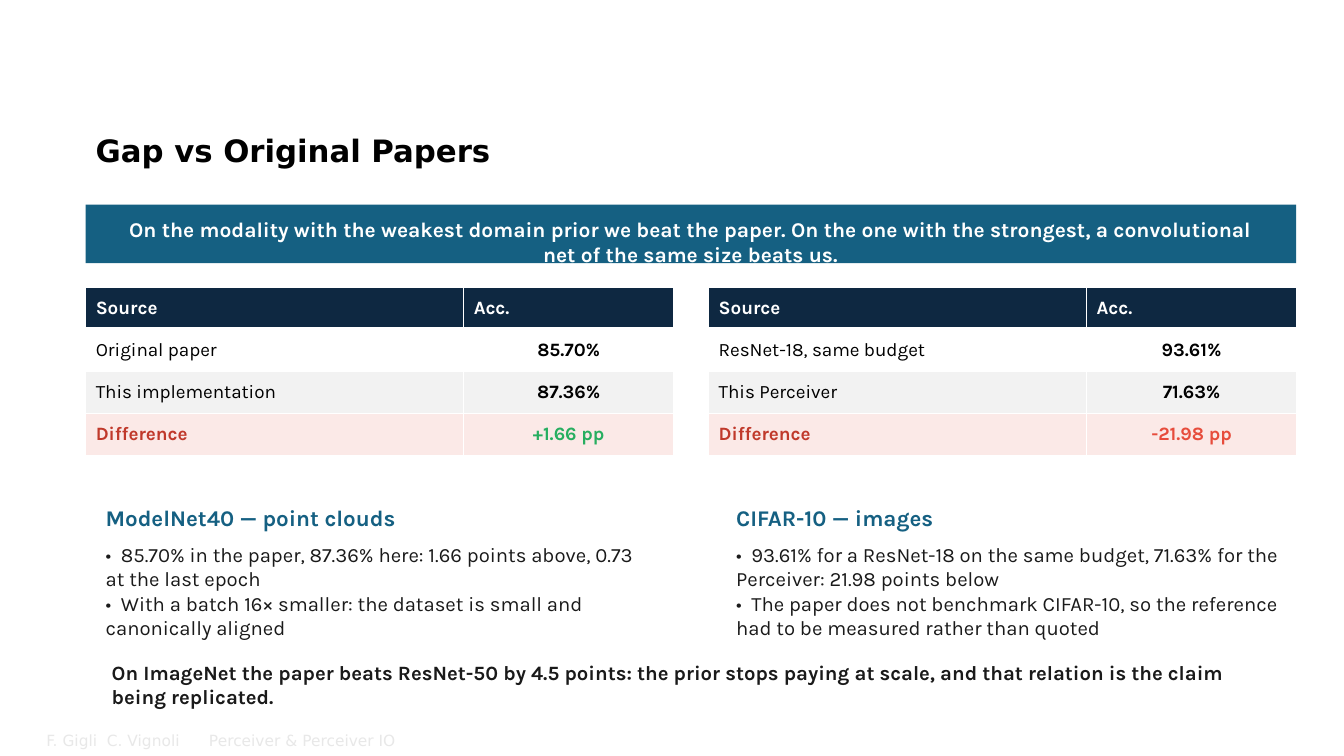
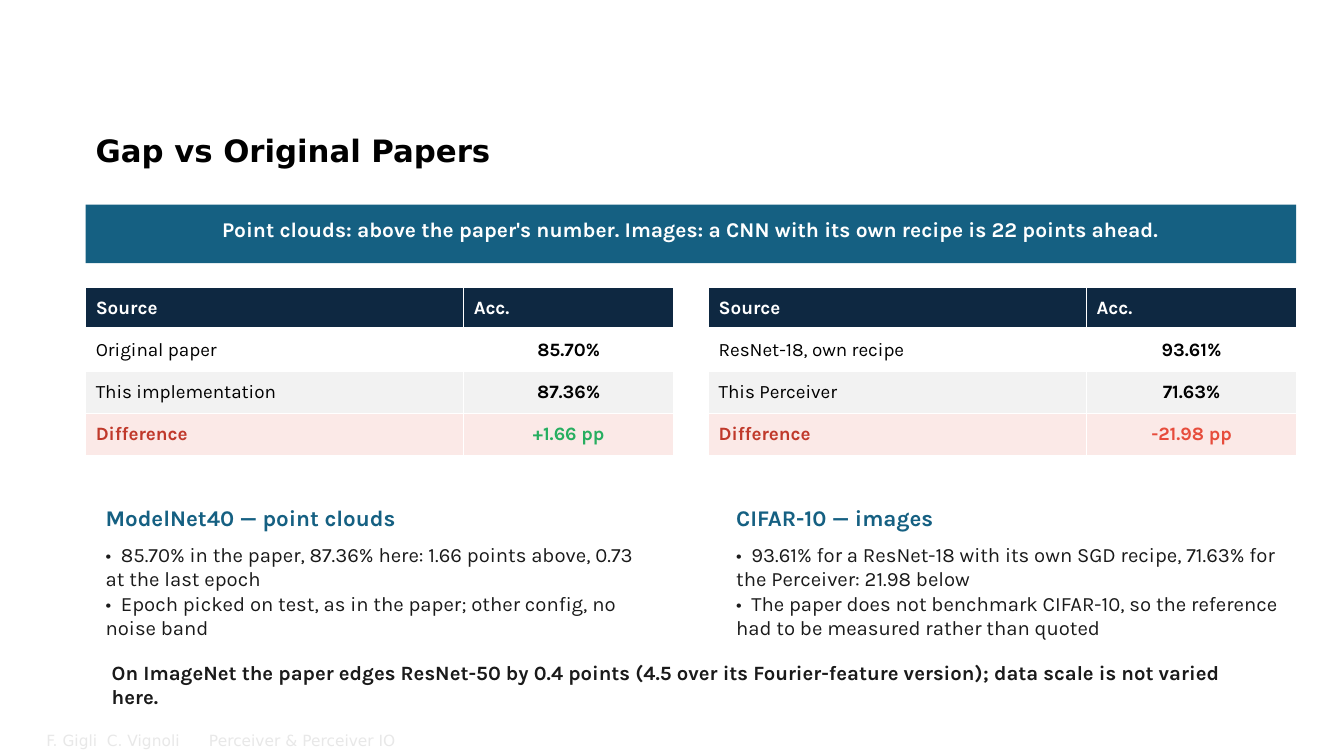
Before and after one commit to FrancescoGigli/Perceiver_project, a slide deck: slide 36 of sito/slide/Perceiver & Perceiver IO.pptx. Drawn at 1344x756 pixels with LibreOffice and Linux fonts; fonts in the diff are those of the drawing; background and template pictures are left out. Boxes give left, top, right and bottom in pixels: in the first picture for what was removed or moved away, otherwise in the second. Text is boxed around its words. In the diff, an @@ line names an element or a change of style, - is before the commit and + after.

Commit message:
Materiali allineati al codice e alla lezione rivista
Dispensa, deck beamer e deck PowerPoint, README e pagina iniziale dicono ora le stesse
cose della lezione, verificate su codice, log e PDF dei paper.

- Dispensa (220 pagine): cross-attention del nostro codice a 1 testa con d = 261
  (non 8 teste da 64), LayerNorm con radice di (sigma^2 + eps), residual del backward
  sommata a L' e non ai latenti normalizzati, init di default di PyTorch (niente Xavier),
  troncamento a +-2 sigma, Tab. 5 come "latent transformer essenziale", Tab. 6 completa,
  Fourier con frequenze equispaziate, Fig. 5 con i valori del grafico, Perceiver IO
  (84.5 con Fourier, patch audio, query da 1026, N e D non dichiarati), capitolo del
  progetto (e02 atteso per costruzione, seed che sposta lo split, CoLA in Matthews
  62.49/65.41, e23/e24/e27/e28 instabili, ModelNet40 senza banda, ResNet con la sua
  ricetta), riferimenti teorici (LSTM a 6 equazioni, LAMB, weight decay, dropout, He,
  equivarianza, softmax, flusso ottico e GLUE di IO).
- Beamer (41 pagine) e PowerPoint: stesse correzioni in inglese, formula del trust
  ratio, otto figure rigenerate da _diag/figure_risultati42.py (run instabili marcate,
  seed e split, ricette diverse, CoLA in Matthews); nuovo anello
  _diag/allinea_rev_20260927.py per il PowerPoint.
- README, progetto/README e pagina iniziale: numeri e cautele aggiornati (42 run su 42,
  59 voci di glossario, 41 pagine del deck, 220 della dispensa).
- Lezione: backward della LayerNorm, self-attention equivariante, e27 fra le run instabili.

```diff
--- a/sito/slide/Perceiver & Perceiver IO.pptx
+++ b/sito/slide/Perceiver & Perceiver IO.pptx
@@ text at (222, 222, 1158, 243): text changed @@
-On the modality with the weakest domain prior we beat the paper. On the one with the strongest, a convolutional net of the same size beats us.
+Point clouds: above the paper's number. Images: a CNN with its own recipe is 22 points ahead.
@@ table at (709, 287, 1297, 456) @@
-row 2, column 1: ResNet-18, same budget
+row 2, column 1: ResNet-18, own recipe
@@ text at (736, 548, 1274, 587): text changed @@
-• 93.61% for a ResNet-18 on the same budget, 71.63% for the Perceiver: 21.98 points below
+• 93.61% for a ResNet-18 with its own SGD recipe, 71.63% for the Perceiver: 21.98 below
@@ text at (106, 597, 615, 636): text changed @@
-• With a batch 16× smaller: the dataset is small and canonically aligned
+• Epoch picked on test, as in the paper; other config, no noise band
@@ text at (112, 665, 1219, 705): text changed @@
-On ImageNet the paper beats ResNet-50 by 4.5 points: the prior stops paying at scale, and that relation is the claim being replicated.
+On ImageNet the paper edges ResNet-50 by 0.4 points (4.5 over its Fourier-feature version); data scale is not varied here.
```
Also in this commit, not shown: 25 other slides changed, 18 other files.
